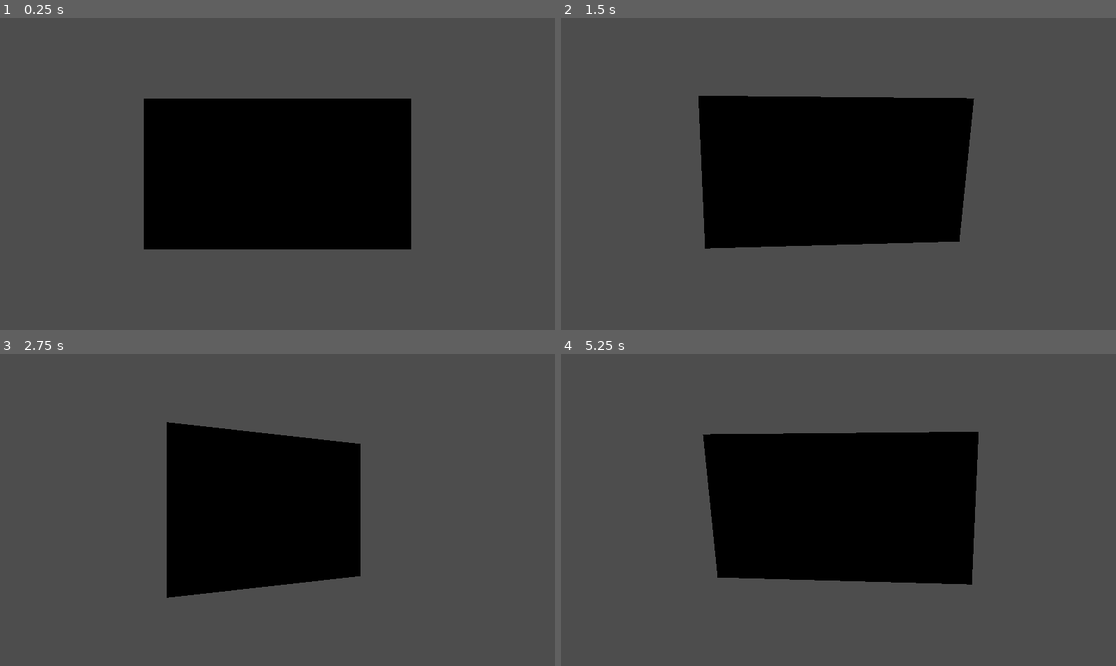
Above: before the commit, frames 1-4 (two rows, left to right).
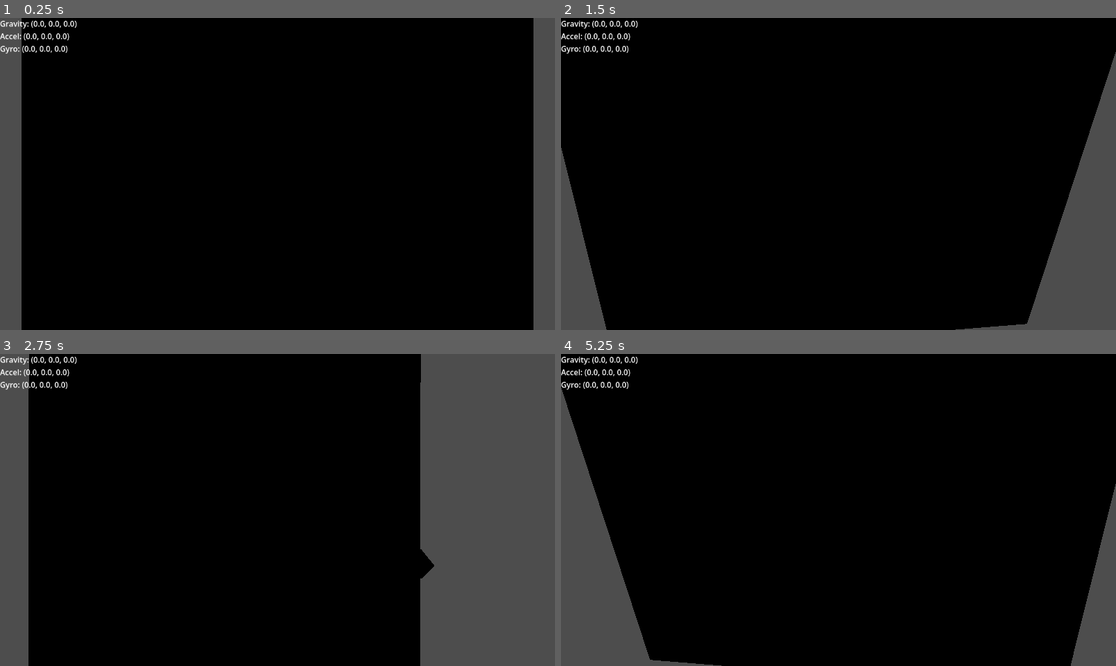
Above: after the commit, the same moments.

Repository: MatthieuLJ/no_dice
Game: Godot game, scene res://die.tscn
Same seed, same stepped clock (60 frames per second), same inputs: the game is played once before the commit and once after it.
Inputs (mouse positions are in pixels of both pictures, inside the frame that each line leads up to):
- Up to frame 1 (0.25 s): no input
- Up to frame 2 (1.5 s): tap Enter (ui_accept) at 0.5, 0.77 s; move the mouse to (960, 158) at 0.52 s; hold Right (ui_right) 0.53-1.28 s; tap R at 0.6, 1.35 s; click (960, 158) at 0.67 s; move the mouse to (727, 189) at 1.27 s; hold Down (ui_down) from 1.28 s (still down)
- Up to frame 3 (2.75 s): tap Enter (ui_accept) at 1.52 s; move the mouse to (333, 441) at 2.02 s; release Down (ui_down) at 2.03 s; hold Right (ui_right) from 2.03 s (still down); tap R at 2.1 s
- Up to frame 4 (5.25 s): move the mouse to (810, 572) at 2.77 s; release Right (ui_right) at 2.78 s; hold Up (ui_up) 2.78-3.53 s; tap R every 0.75 s from 2.85 to 5.1 s; click (810, 572) at 2.92 s; tap Enter (ui_accept) at 3.02, 3.77, 4.52, 5 s; move the mouse to (1005, 556) at 3.52 s; hold Left (ui_left) 3.53-5.03 s; move the mouse to (672, 463) at 4.27 s; move the mouse to (866, 510) at 5.02 s; hold Down (ui_down) from 5.03 s (still down); click (866, 510) at 5.17 s

The runs differ from the first frame. In frame 1, 69% of the frame differs, in the area x 0-97%, y 0-100%; in frame 2, 67%; in frame 3, 54%; in frame 4, 67%.

Commit message:
Move the walls to match the display aspect ratio

Diff:
--- /dev/null
+++ b/camera.gd
@@ -0,0 +1,14 @@
+extends Camera3D
+
+# You can adjust this value directly in the Inspector
+# The ground has a width of 2
+# The camera has a field of view of 45° = π/4
+# When we look at half, that does:
+# tan(π/8) = 1/h = sqrt(2) - 1
+# Therefore h = 1/(sqrt(2) - 1) = sqrt(2) + 1
+
+@export var starting_height: float = sqrt(2) + 1.2
+
+func _ready() -> void:
+	# Change only the Y position (height)
+	position.y = starting_height
--- a/die.tscn
+++ b/die.tscn
@@ -2,6 +2,8 @@
 
 [ext_resource type="Script" uid="uid://m7ddishsxomf" path="res://die.gd" id="1_fl3nv"]
 [ext_resource type="Script" uid="uid://d2sx1kedg257t" path="res://pyramid_scale.gd" id="2_gxo0y"]
+[ext_resource type="Script" uid="uid://cgu1ldy470jwa" path="res://camera.gd" id="2_q3244"]
+[ext_resource type="Script" uid="uid://c8qbq4dlfg1pa" path="res://debug_label.gd" id="3_muu1c"]
 
 [sub_resource type="BoxShape3D" id="BoxShape3D_lbo6s"]
 size = Vector3(0.1, 0.1, 0.1)
@@ -22,14 +24,6 @@
 [sub_resource type="PlaneMesh" id="PlaneMesh_fl3nv"]
 material = SubResource("StandardMaterial3D_qmayl")
 
-[sub_resource type="CurveTexture" id="CurveTexture_gxo0y"]
-
-[sub_resource type="StandardMaterial3D" id="StandardMaterial3D_muu1c"]
-albedo_color = Color(0.10653389, 0.40430748, 0, 1)
-roughness_texture = SubResource("CurveTexture_gxo0y")
-roughness_texture_channel = 1
-normal_enabled = true
-
 [sub_resource type="BoxShape3D" id="BoxShape3D_gxo0y"]
 
 [sub_resource type="BoxShape3D" id="BoxShape3D_lrp3r"]
@@ -48,6 +42,7 @@
 
 [node name="Die" type="RigidBody3D" parent="." unique_id=343189897]
 transform = Transform3D(1, 0, 0, 0, 1, 0, 0, 0, 1, 0, 0.05, 0)
+can_sleep = false
 linear_damp = 0.8
 angular_damp = 2.0
 script = ExtResource("1_fl3nv")
@@ -65,22 +60,24 @@
 light_energy = 8.108
 light_indirect_energy = 5.336
 light_angular_distance = 30.0
+shadow_enabled = true
 
 [node name="Camera3D" type="Camera3D" parent="." unique_id=50445828]
 transform = Transform3D(1, 0, 0, 0, -4.371139e-08, 1, 0, -1, -4.371139e-08, 0, 5, 0)
 keep_aspect = 0
 current = true
 fov = 45.0
+script = ExtResource("2_q3244")
 
 [node name="Enclosure" type="Node3D" parent="." unique_id=259526915]
 
 [node name="Ground" type="AnimatableBody3D" parent="Enclosure" unique_id=1843248541]
 physics_material_override = SubResource("PhysicsMaterial_gxo0y")
+sync_to_physics = false
 script = ExtResource("2_gxo0y")
 
 [node name="MeshInstance3D" type="MeshInstance3D" parent="Enclosure/Ground" unique_id=504361292]
 mesh = SubResource("PlaneMesh_fl3nv")
-surface_material_override/0 = SubResource("StandardMaterial3D_muu1c")
 
 [node name="Bottom" type="CollisionShape3D" parent="Enclosure/Ground" unique_id=1002200635]
 transform = Transform3D(10, 0, 0, 0, 10, 0, 0, 0, 10, 0, -5, 0)
@@ -101,3 +98,10 @@
 [node name="Wall_West" type="CollisionShape3D" parent="Enclosure/Ground" unique_id=425651818]
 transform = Transform3D(1, 0, 0, 0, 1, 0, 0, 0, 1, -1, 0.5, 0)
 shape = SubResource("BoxShape3D_xbu7s")
+
+[node name="CanvasLayer" type="CanvasLayer" parent="." unique_id=1411825698]
+
+[node name="Label" type="Label" parent="CanvasLayer" unique_id=2022568943]
+offset_right = 40.0
+offset_bottom = 23.0
+script = ExtResource("3_muu1c")
--- a/pyramid_scale.gd
+++ b/pyramid_scale.gd
@@ -1,13 +1,12 @@
-extends Node3D
 
-# Store the target scale so it isn't lost during rotation calculations
-var target_scale: Vector3 = Vector3.ONE
+extends AnimatableBody3D
 
-@export_group("Tilt Settings")
-@export var tilt_speed: float = 8.0         # How fast the box interpolates to the target angle
-@export var shake_sensitivity: float = 1.5  # How strongly sudden phone jerks tilt the tray
+# Reference the wall child nodes
+@onready var wall_north: CollisionShape3D = $Wall_North
+@onready var wall_south: CollisionShape3D = $Wall_South
 
-func _ready():
+
+func _ready() -> void:
 	# Connect to viewport resize to update scale automatically
 	get_viewport().size_changed.connect(_update_scale)
 	# Initial call to set scale at startup
@@ -15,18 +14,18 @@
 
 func _update_scale():
 	var view_size = get_viewport().get_visible_rect().size
-	# Prevent division by zero if view_size is not fully initialized
 	if view_size.x == 0:
 		return
 
 	var aspect_ratio = view_size.y / view_size.x
 
-	# Keep X and Y at default, apply aspect ratio scale to Z
-	target_scale = Vector3(1.0, 1.0, aspect_ratio)
+	# Moving the walls to match the aspect ratio of the display
+	wall_north.position = Vector3(0.0, 0.5, -aspect_ratio)
+	wall_south.position = Vector3(0.0, 0.5, aspect_ratio)
 
-	# Apply scale immediately
-	transform.basis = transform.basis.orthonormalized().scaled(target_scale)
-	print("Current Aspect Ratio: ", aspect_ratio, " | Target Scale: ", target_scale)
+@export_group("Tilt Settings")
+@export var tilt_speed: float = 8.0         # How fast the box interpolates to the target angle
+@export var shake_sensitivity: float = 1.5  # How strongly sudden phone jerks tilt the tray
 
 func _physics_process(delta: float) -> void:
 	# 1. Get the device's gravity vector (combines gyro + accelerometer)
@@ -43,10 +42,7 @@
 		var g_x = clampf(gravity.x, -9.8, 9.8)
 		var g_y = clampf(gravity.y, -9.8, 9.8)
 
-		# Map device coordinate tilt to 3D space Euler angles:
-		# - gravity.y (longitudinal tilt) controls Pitch (rotation around X-axis)
-		# - gravity.x (lateral tilt) controls Roll (rotation around Z-axis)
-		# A max tilt of 9.8 m/s^2 corresponds to a comfortable 45-degree (PI/4) tilt.
+		# Map device coordinate tilt to 3D space Euler angles
 		var target_pitch = -g_y / 9.8 * (PI / 4.0)
 		var target_roll = -g_x / 9.8 * (PI / 4.0)
 
@@ -67,11 +63,9 @@
 		var gyro_impulse = Quaternion(gyro * delta * shake_sensitivity)
 		target_quat = target_quat * gyro_impulse
 
-	# 3. Smoothly rotate and apply the preserved scale
-	# CRITICAL FIX: We use orthonormalized() here to strip out scale before querying rotation.
-	# This prevents NaN errors from breaking the transform.
+	# 3. Smoothly rotate without scale distortion
 	var current_quat = transform.basis.orthonormalized().get_rotation_quaternion()
 	var next_quat = current_quat.slerp(target_quat, tilt_speed * delta)
 
-	# Build a clean rotation basis and apply our target scale to it
-	transform.basis = Basis(next_quat).scaled(target_scale)
+	# Apply rotation cleanly with standard 1.0 scale
+	transform.basis = Basis(next_quat)
Not shown, added: camera.gd.uid
